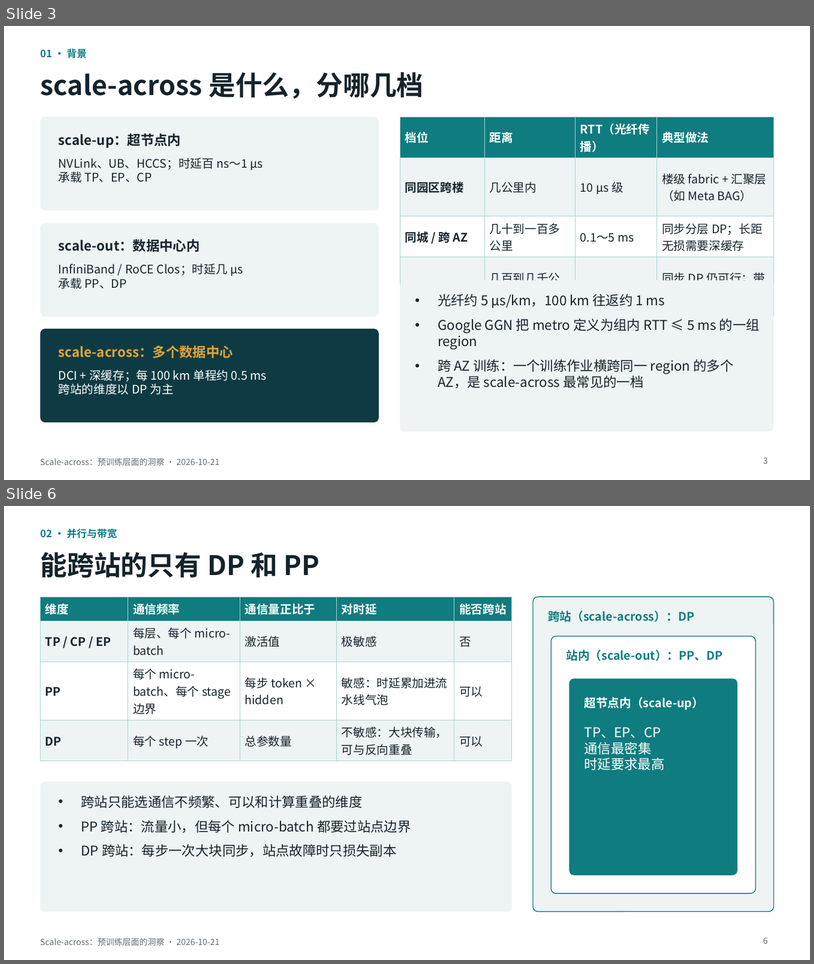
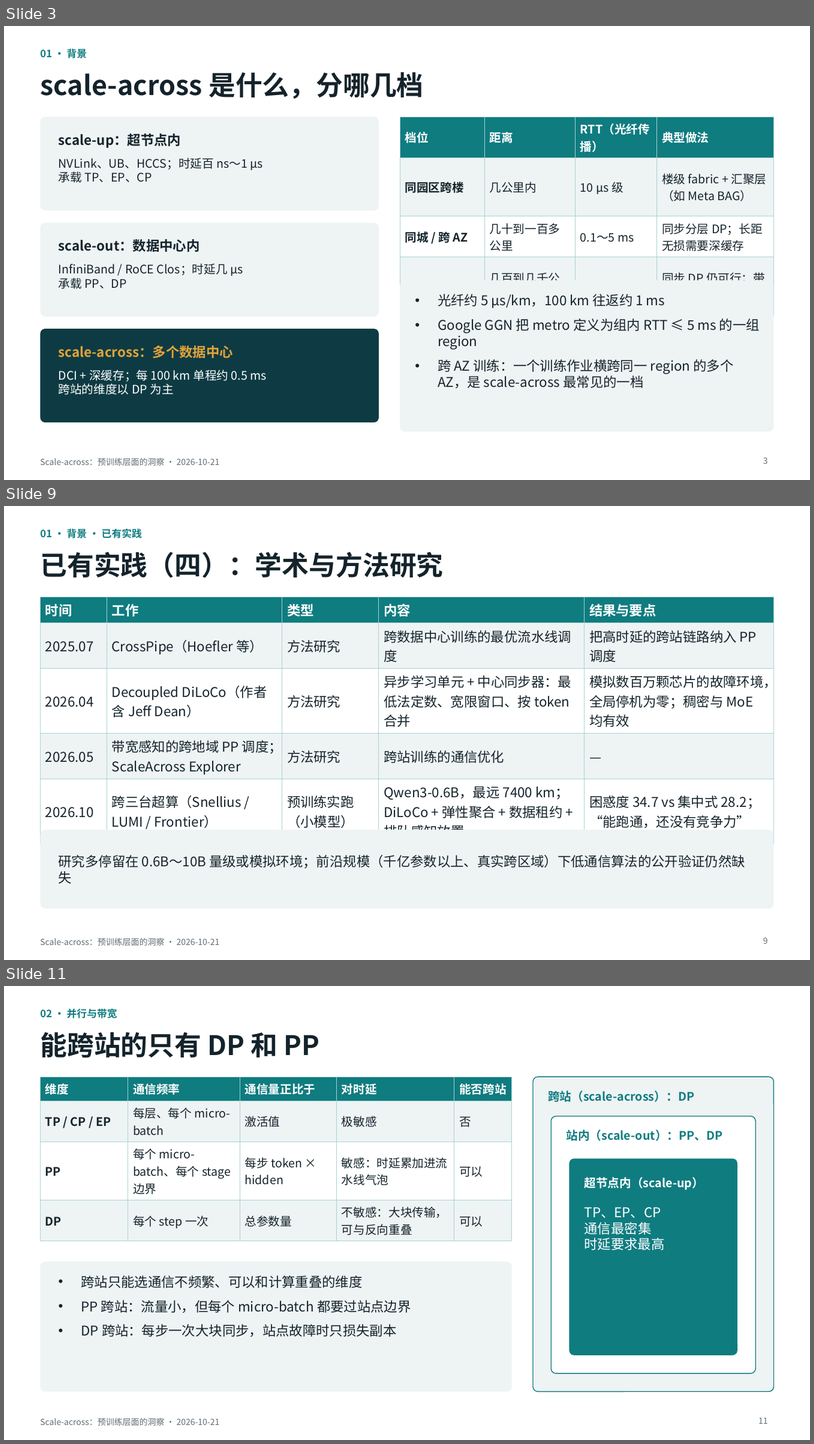
Before and after one commit to LuisXinYe/Transfer-Repo, a slide deck: scale-across_预训练洞察.pptx. Shown one above the other, each under a label of ours: slides 3 and 6 before the commit, slides 3, 9 and 11 after it; the slides between them are not shown. The pictures are 814x964 and 814x1444 pixels, drawn with LibreOffice and Linux fonts; fonts in the diff are those of the drawing. Boxes give left, top, right and bottom in pixels: in the first picture for what was removed or moved away, otherwise in the second. Text is boxed around its words. In the diff, an @@ line names an element or a change of style, - is before the commit and + after.

```diff
--- a/scale-across_预训练洞察.pptx
+++ b/scale-across_预训练洞察.pptx
@@ slide 9 added at [4,506,810,960], background #FFFFFF; not listed: 1 template element that a slide beside it also shows @@
@@ text added at [40,528,142,538], 12 pt, text #0F7C80, bold @@
+01 · 背景 · 已有实践
@@ title added at [40,552,443,578], 32 pt, text #14232B, bold @@
+已有实践（四）：学术与方法研究
@@ table added at [40,597,774,871], 5 rows, 5 columns @@
+时间 | 工作 | 类型 | 内容 | 结果与要点
+2025.07 | CrossPipe（Hoefler 等） | 方法研究 | 跨数据中心训练的最优流水线调度 | 把高时延的跨站链路纳入 PP 调度
+2026.04 | Decoupled DiLoCo（作者含 Jeff Dean） | 方法研究 | 异步学习单元 + 中心同步器：最低法定数、宽限窗口、按 token 合并 | 模拟数百万颗芯片的故障环境，全局停机为零；稠密与 MoE 均有效
+2026.05 | 带宽感知的跨地域 PP 调度；ScaleAcross Explorer | 方法研究 | 跨站训练的通信优化 | —
+2026.10 | 跨三台超算（Snellius / LUMI / Frontier） | 预训练实跑（小模型） | Qwen3-0.6B，最远 7400 km；DiLoCo + 弹性聚合 + 数据租约 + 排队感知放置 | 困惑度 34.7 vs 集中式 28.2；“能跑通，还没有竞争力”
@@ rounded rectangle added at [40,829,774,908], fill #EEF3F4 @@
@@ text added at [59,855,746,883], 16 pt, text #14232B @@
+研究多停留在 0.6B～10B 量级或模拟环境；前沿规模（千亿参数以上、真实跨区域）下低通信算法的公开验证仍然缺失
@@ page number added at [764,937,768,943], 10 pt, text #5E6E76 @@
+9
@@ what was slide 6 is now slide 11 @@
@@ page number at [759,1417,768,1423]: text changed @@
-6
+11
```
Also in this commit, not shown: 5 slides changed, 6 other slides added, 1 slide removed.
